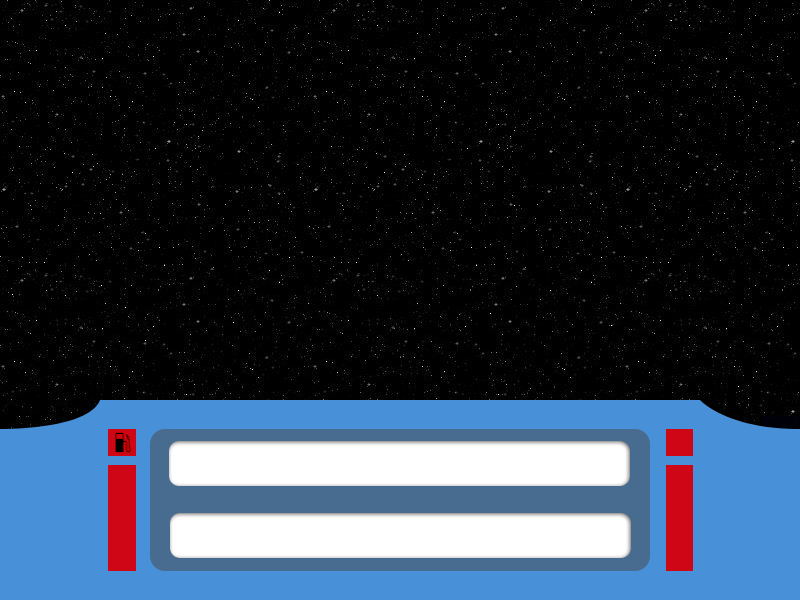
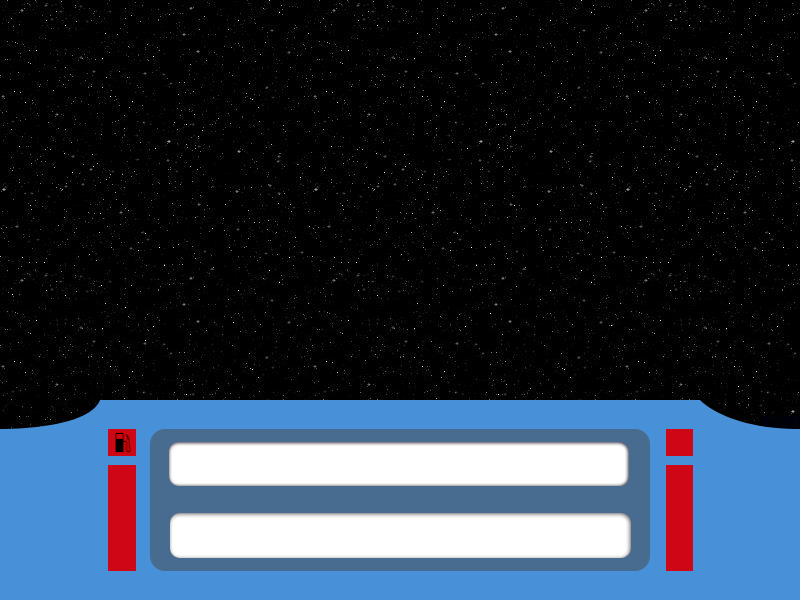
Before/after of a w=800, h=600 layered artwork. What changed in the layer stack:
"Shape 1": blend normal → pin light over <box>169,441,630,486</box>
